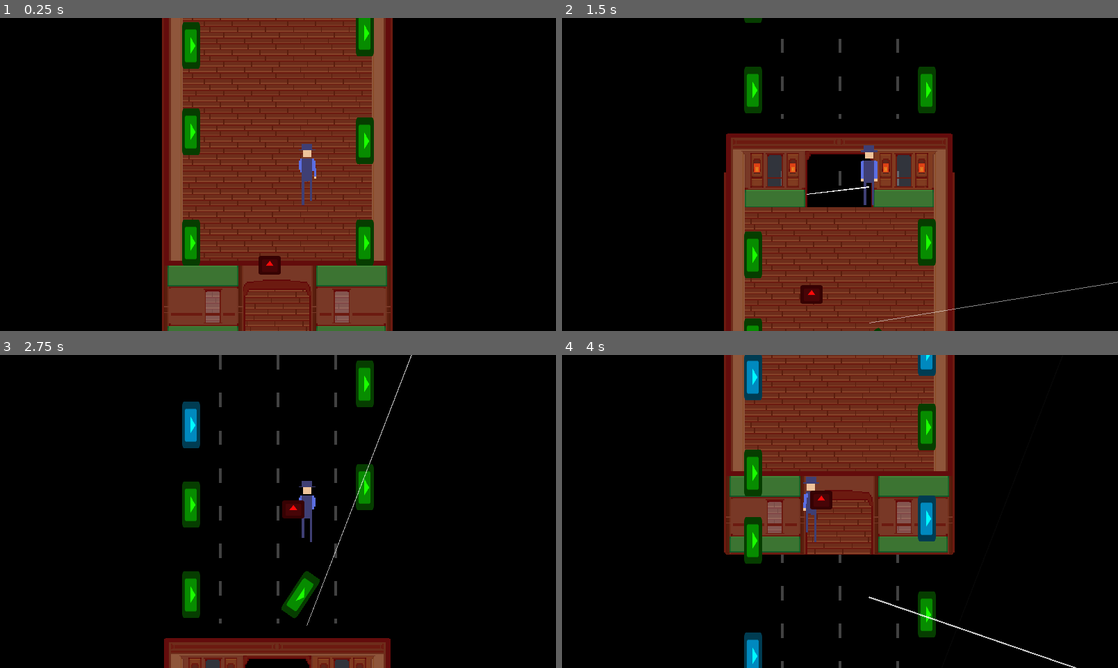
Above: before the commit, frames 1-4 (two rows, left to right).
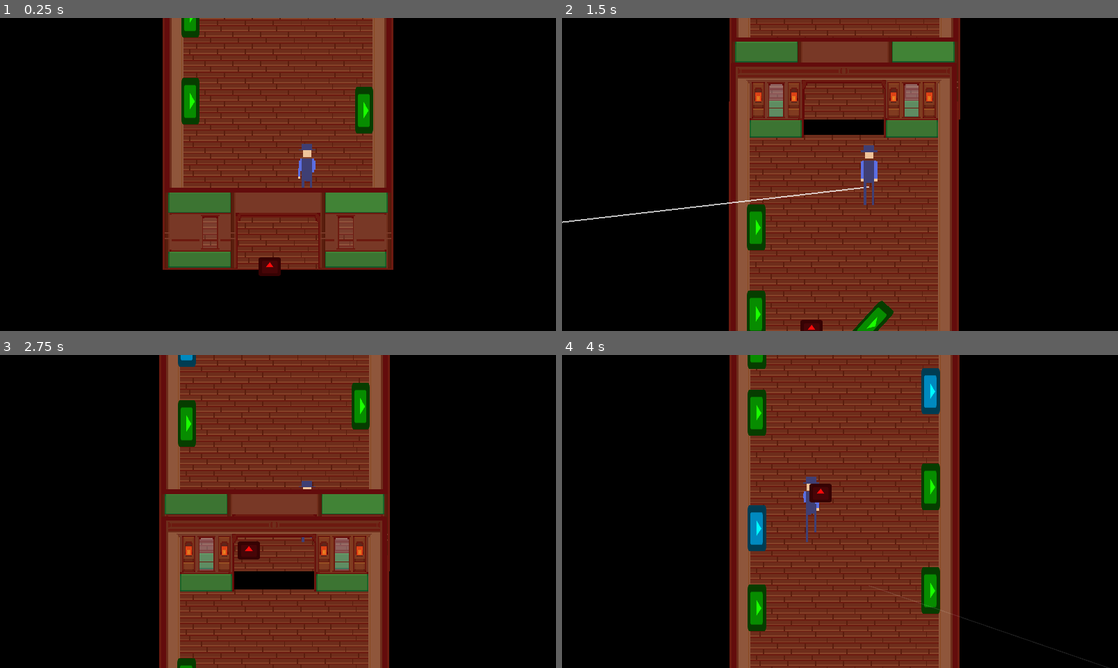
Above: after the commit, the same moments.

Repository: lajollagamesclub/week-139-followers
Game: Godot game, scene res://Main.tscn
Same seed, same stepped clock (60 frames per second), same inputs: the game is played once before the commit and once after it. The engine's default icon, where the game draws it, is replaced by a stand-in: a white triangle on a blue panel in a dark square.
Inputs (mouse positions are in pixels of both pictures, inside the frame that each line leads up to):
- Up to frame 1 (0.25 s): no input
- Up to frame 2 (1.5 s): tap Enter at 0.5 s; move the mouse to (962, 158) at 0.52 s; press the mouse at (962, 158) at 0.53 s; hold D (g_right) 0.53-1.28 s; move the mouse to (728, 190) at 1.27 s; release the mouse at (728, 190) at 1.28 s; hold Space (g_takedown) from 1.28 s (still down); click (728, 190) at 1.35 s
- Up to frame 3 (2.75 s): move the mouse to (333, 442) at 2.02 s; release Space (g_takedown) at 2.03 s; press the mouse at (333, 442) at 2.03 s; hold D (g_right) from 2.03 s (still down)
- Up to frame 4 (4 s): move the mouse to (812, 574) at 2.77 s; release the mouse at (812, 574) at 2.78 s; click (812, 574) at 2.85 s; move the mouse to (1006, 558) at 3.52 s; release D (g_right) at 3.53 s; press the mouse at (1006, 558) at 3.53 s; hold A (g_left) from 3.53 s (still down)

The runs differ from the first frame. In frame 1, 19% of the frame differs, in the area x 29-71%, y 0-100%; in frame 2, 25%; in frame 3, 39%, in the area x 28-75%, y 0-100%; in frame 4, 28%.

Commit message:
Add stretching traincars and fix bullet physics

Diff:
--- a/src/Gunshot.gd
+++ b/src/Gunshot.gd
@@ -12,7 +12,11 @@
 func _process(delta):
 	if $RayCast2D.is_colliding():
 		$Trail.max_length = $RayCast2D.get_collision_point().distance_to(global_position)
-	modulate.a -= delta*0.5
+		var collider: Node2D = $RayCast2D.get_collider()
+		if collider.is_in_group("hittable"):
+			collider.hit()
+			$RayCast2D.enabled = false
+	modulate.a -= delta*2.0
 	if modulate.a <= 0.0:
 		queue_free()
 	if global_position.y >= 3000.0:
--- a/src/Main.tscn
+++ b/src/Main.tscn
@@ -37,10 +37,13 @@
 
 [node name="Main" type="Node2D"]
 
-[node name="TrainCarManager" type="Node2D" parent="."]
+[node name="TrainCarManager" type="YSort" parent="."]
 script = ExtResource( 4 )
 
 [node name="TrainCar" parent="TrainCarManager" instance=ExtResource( 2 )]
+apply_own_stuff = true
+
+[node name="Gunshots" type="Node2D" parent="."]
 
 [node name="Player" type="Area2D" parent="." groups=[
 "player",
@@ -76,15 +79,15 @@
 [node name="AnimatedSprite" type="AnimatedSprite" parent="Player"]
 scale = Vector2( 2, 2 )
 frames = SubResource( 3 )
-frame = 4
 playing = true
 
-[node name="Pursuer" type="Area2D" parent="."]
+[node name="Pursuer" type="Area2D" parent="." groups=[
+"hittable",
+]]
 position = Vector2( 1060, 705.288 )
+collision_layer = 3
+collision_mask = 3
 script = ExtResource( 6 )
-__meta__ = {
-"_edit_group_": true
-}
 
 [node name="Sprite" type="Sprite" parent="Pursuer"]
 modulate = Color( 1, 0.0392157, 0.0392157, 1 )
@@ -93,8 +96,6 @@
 
 [node name="CollisionShape2D" type="CollisionShape2D" parent="Pursuer"]
 shape = SubResource( 4 )
-
-[node name="Gunshots" type="Node2D" parent="."]
 [connection signal="area_entered" from="Player/SuitcaseTakedown" to="Player/SuitcaseTakedown" method="_on_SuitcaseTakedown_area_entered"]
 [connection signal="takedown_slowdown" from="Player/SuitcaseTakedown" to="Player" method="_on_SuitcaseTakedown_takedown_slowdown"]
 [connection signal="timeout" from="Player/SuitcaseTakedown/Timer" to="Player/SuitcaseTakedown" method="_on_Timer_timeout"]
--- a/src/PlayerState.gd
+++ b/src/PlayerState.gd
@@ -8,6 +8,7 @@
 var target_speed := 700.0
 var has_gun := true
 var ammo := 16
+var cur_traincar = null
 
 func move(move_vector: Vector2):
 	emit_signal("moved", -move_vector)
--- a/src/Pursuer.gd
+++ b/src/Pursuer.gd
@@ -6,6 +6,11 @@
 var target_x_pos: float = 0.0
 var cur_speed: float = 0.0
 var on_left_side: float = 0.0
+
+var smoothing := 0.9
+var last_target_speed := 0.0
+var last_smoothing := smoothing
+var coming_back_from_shot := false
 
 func _ready():
 #	GameState.connect("caught", self, "_on_player_caught")
@@ -18,20 +23,40 @@
 	elif player_state.y_offset >= global_position.y:
 		target_speed = -player_state.target_speed*0.5
 	else:
-		target_speed = -player_state.target_speed*1.35
+		target_speed = -player_state.target_speed*1.1
 
 	if abs(player_state.y_offset - global_position.y) < 100.0:
 		target_x_pos = player_state.x_offset
 	else:
 		target_x_pos = (Player.middle - Player.step/2.0) + on_left_side*Player.step
 
-	var smoothing: float = 0.9
+#	print(coming_back_from_shot, "	", abs(cur_speed - target_speed), "	", target_speed)
+	if coming_back_from_shot and abs(cur_speed - target_speed) < abs(0.05*target_speed):
+		coming_back_from_shot = false
+		target_speed = last_target_speed
+		smoothing = last_smoothing
+
 	if GameState.caught:
 		smoothing = 15.0
+
+
 	cur_speed = ((target_speed - cur_speed) * smoothing * delta) + cur_speed
+
+
 
 	global_position += Vector2(0.0, cur_speed)*delta
 	global_position.x = ((target_x_pos - global_position.x) * 4.0 *delta) + global_position.x
+
+func hit():
+	if coming_back_from_shot:
+		cur_speed = -0.5*target_speed
+		return
+	last_target_speed = target_speed
+	last_smoothing = smoothing
+	target_speed = cur_speed
+	cur_speed = -0.5*target_speed
+	smoothing = 10.0
+	coming_back_from_shot = true
 
 func _on_player_moved(move_vector):
 	global_position += move_vector
@@ -46,4 +71,5 @@
 		var random_number: float = rand_range(0.0, 1.0)
 		if random_number >= 0.3:
 			on_left_side = 1.0 - on_left_side
-		cur_speed = 0.30*target_speed
+
+		cur_speed = 0.4*target_speed
--- a/src/TrainCar.gd
+++ b/src/TrainCar.gd
@@ -6,10 +6,24 @@
 const suitcase_offset = 300.0
 const max_suitcase_len = 100.0 # don't go off top of train
 
+export var apply_own_stuff := false
+
 var length: float = 1200.0
+
+var base_position: Vector2 = Vector2()
+var time: float = 0.0
+var r_time_scale: Vector2 = Vector2()
 
 func _ready():
 	randomize()
+	r_time_scale.x = rand_range(0.7, 1.4)
+	r_time_scale.y = rand_range(0.9, 1.6)
+	if apply_own_stuff:
+		base_position = position
+		apply_stuff()
+
+func apply_stuff():
+	time = rand_range(0.0, 200.0)
 	player_state.connect("moved", self, "_player_moved")
 	update_visible_length()
 
@@ -17,11 +31,13 @@
 	spawn_suitcases(-suitcase_offset)
 	spawn_suitcases(suitcase_offset)
 
+#	base_position = global_position
+
 func spawn_suitcases(x_offset: float) -> void:
-	var cur_y_pos: float = length - 100.0
+	var cur_y_pos: float = length - 200.0
 	var cur_suitcase: Suitcase = preload("res://Suitcase.tscn").instance()
 	var last_filled_with_rocks: bool = false
-	while cur_y_pos > cur_suitcase.length + 50.0:
+	while cur_y_pos > cur_suitcase.length + 100.0:
 		if rand_range(0.0, 1.0) < 0.1: # spawn gun
 			cur_y_pos += cur_suitcase.length - 100.0
 			var cur_gun: Node2D = preload("res://GunPickup.tscn").instance()
@@ -44,12 +60,24 @@
 		cur_suitcase = preload("res://Suitcase.tscn").instance()
 	cur_suitcase.free() # loop will quit with an unused node
 
+func _process(delta):
+	time += delta*2.0
+	position = base_position + Vector2(
+		sin(time*r_time_scale.x),
+		cos(time*r_time_scale.y)
+	)*15.0
+
 func update_visible_length():
 	$ColorRect.rect_size.y = length
+	$Front.position.y = length
 	$ColorRect.update()
+	$MiddleSprite.region_rect.size.y = length/4.0
 	$LaneSeparators.length = length
 
 func _player_moved(move_vector: Vector2) -> void:
-	global_position += move_vector
-	if global_position.y >= 3000.0:
+	base_position += move_vector
+	if base_position.y >= 7000.0:
+		if player_state.cur_traincar == self: # should never happen
+			printerr("No traincar replaced me!")
+			player_state.cur_traincar = null
 		queue_free()
--- a/src/TrainCar.tscn
+++ b/src/TrainCar.tscn
@@ -1,18 +1,21 @@
-[gd_scene load_steps=8 format=2]
+[gd_scene load_steps=11 format=2]
 
 [ext_resource path="res://traincar.png" type="Texture" id=1]
 [ext_resource path="res://TrainCar.gd" type="Script" id=2]
 [ext_resource path="res://DottedLine.tscn" type="PackedScene" id=3]
 [ext_resource path="res://LaneSeparators.gd" type="Script" id=4]
+[ext_resource path="res://Train_car_front.png" type="Texture" id=5]
+[ext_resource path="res://Train_car_middle.png" type="Texture" id=6]
+[ext_resource path="res://Train_car_back.png" type="Texture" id=7]
+
+[sub_resource type="RectangleShape2D" id=2]
+extents = Vector2( 66.7491, 5.04608 )
 
 [sub_resource type="RectangleShape2D" id=3]
-extents = Vector2( 40.5549, 98.0237 )
+extents = Vector2( 31.2921, 5.06879 )
 
 [sub_resource type="RectangleShape2D" id=1]
-extents = Vector2( 66.7491, 145.35 )
-
-[sub_resource type="RectangleShape2D" id=2]
-extents = Vector2( 31.2921, 145.45 )
+extents = Vector2( 33.6151, 4.52158 )
 
 [node name="TrainCar" type="Node2D"]
 position = Vector2( 960, -500 )
@@ -27,7 +30,16 @@
 "_edit_use_anchors_": false
 }
 
+[node name="MiddleSprite" type="Sprite" parent="."]
+scale = Vector2( 4, 4 )
+texture = ExtResource( 6 )
+centered = false
+offset = Vector2( -99, 0 )
+region_enabled = true
+region_rect = Rect2( 0, 0, 199, 50 )
+
 [node name="LaneSeparators" type="Node2D" parent="."]
+visible = false
 position = Vector2( -960, 0 )
 script = ExtResource( 4 )
 
@@ -43,41 +55,82 @@
 total_length = 130.0
 
 [node name="Sprite" type="Sprite" parent="."]
+visible = false
 scale = Vector2( 4, 4 )
 texture = ExtResource( 1 )
 offset = Vector2( 0, 182 )
 
-[node name="BulletCollidable" type="Area2D" parent="."]
+[node name="Front" type="Sprite" parent="."]
+position = Vector2( 0, 1300 )
+scale = Vector2( 4, 3.93853 )
+texture = ExtResource( 5 )
+centered = false
+offset = Vector2( -99, -26.369 )
+region_enabled = true
+region_rect = Rect2( 0, 45, 199, 27 )
+region_filter_clip = true
+
+[node name="BulletCollidable2" type="Area2D" parent="Front"]
+position = Vector2( 0, -330.073 )
+scale = Vector2( 0.25, 0.253902 )
 collision_layer = 2
 
-[node name="CollisionShape2D" type="CollisionShape2D" parent="BulletCollidable"]
-position = Vector2( -284.905, 159.774 )
+[node name="CollisionShape2D5" type="CollisionShape2D" parent="Front/BulletCollidable2"]
+position = Vector2( -330.202, 1197.53 )
+shape = SubResource( 2 )
+
+[node name="CollisionShape2D6" type="CollisionShape2D" parent="Front/BulletCollidable2"]
+position = Vector2( 317.565, 1196.05 )
+shape = SubResource( 2 )
+
+[node name="CollisionShape2D7" type="CollisionShape2D" parent="Front/BulletCollidable2"]
+position = Vector2( 174.217, 1197.01 )
 shape = SubResource( 3 )
 
-[node name="CollisionShape2D5" type="CollisionShape2D" parent="BulletCollidable"]
-position = Vector2( -313.831, 1309.93 )
+[node name="CollisionShape2D8" type="CollisionShape2D" parent="Front/BulletCollidable2"]
+position = Vector2( -176.621, 1198.92 )
+shape = SubResource( 3 )
+
+[node name="Front2" type="Sprite" parent="Front"]
+z_index = 1
+texture = ExtResource( 5 )
+centered = false
+offset = Vector2( -99, -72 )
+region_enabled = true
+region_rect = Rect2( 0, 0, 199, 45 )
+
+[node name="Back" type="Sprite" parent="."]
+scale = Vector2( 4, 4 )
+texture = ExtResource( 7 )
+centered = false
+offset = Vector2( -99, -24.204 )
+region_enabled = true
+region_rect = Rect2( 0, 38, 199, 51.428 )
+
+[node name="BulletCollidable2" type="Area2D" parent="Back"]
+scale = Vector2( 0.25, 0.25 )
+collision_layer = 2
+
+[node name="CollisionShape2D" type="CollisionShape2D" parent="Back/BulletCollidable2"]
+position = Vector2( -295.736, -96.1297 )
 shape = SubResource( 1 )
 
-[node name="CollisionShape2D6" type="CollisionShape2D" parent="BulletCollidable"]
-position = Vector2( 310.609, 1310.9 )
+[node name="CollisionShape2D2" type="CollisionShape2D" parent="Back/BulletCollidable2"]
+position = Vector2( -176.719, -96.9037 )
 shape = SubResource( 1 )
 
-[node name="CollisionShape2D7" type="CollisionShape2D" parent="BulletCollidable"]
-position = Vector2( 167.261, 1311.86 )
-shape = SubResource( 2 )
+[node name="CollisionShape2D4" type="CollisionShape2D" parent="Back/BulletCollidable2"]
+position = Vector2( 172.391, -96.9877 )
+shape = SubResource( 1 )
 
-[node name="CollisionShape2D8" type="CollisionShape2D" parent="BulletCollidable"]
-position = Vector2( -162.933, 1311.86 )
-shape = SubResource( 2 )
+[node name="CollisionShape2D3" type="CollisionShape2D" parent="Back/BulletCollidable2"]
+position = Vector2( 295.695, -97.7607 )
+shape = SubResource( 1 )
 
-[node name="CollisionShape2D2" type="CollisionShape2D" parent="BulletCollidable"]
-position = Vector2( -156.457, 159 )
-shape = SubResource( 3 )
-
-[node name="CollisionShape2D4" type="CollisionShape2D" parent="BulletCollidable"]
-position = Vector2( 156.643, 158.916 )
-shape = SubResource( 3 )
-
-[node name="CollisionShape2D3" type="CollisionShape2D" parent="BulletCollidable"]
-position = Vector2( 285.091, 158.143 )
-shape = SubResource( 3 )
+[node name="Back2" type="Sprite" parent="Back"]
+z_index = 2
+texture = ExtResource( 7 )
+centered = false
+offset = Vector2( -99, -63.944 )
+region_enabled = true
+region_rect = Rect2( 0, 0, 199, 39 )
--- a/src/TrainCarManager.gd
+++ b/src/TrainCarManager.gd
@@ -5,9 +5,15 @@
 onready var cur_traincar: TrainCar = $TrainCar
 
 func _process(delta):
+	var last_traincar_name = cur_traincar.name
 	while cur_traincar.global_position.y > -1000.0:
 		var last_traincar: TrainCar = cur_traincar
+
 		cur_traincar = preload("res://TrainCar.tscn").instance()
+		add_child(cur_traincar)
 		cur_traincar.length = rand_range(800.0, 4100.0)
-		cur_traincar.global_position = last_traincar.global_position - Vector2(0, cur_traincar.length + traincar_gap)
-		add_child(cur_traincar)
+		cur_traincar.base_position.y = last_traincar.position.y - cur_traincar.length - traincar_gap
+		cur_traincar.base_position.x = cur_traincar.position.x
+		cur_traincar.global_position = cur_traincar.base_position
+
+		cur_traincar.apply_stuff()
--- a/src/project.godot
+++ b/src/project.godot
@@ -48,6 +48,29 @@
 window/stretch/mode="2d"
 window/stretch/aspect="keep"
 
+[importer_defaults]
+
+texture={
+"compress/bptc_ldr": 0,
+"compress/hdr_mode": 0,
+"compress/lossy_quality": 0.7,
+"compress/mode": 0,
+"compress/normal_map": 0,
+"detect_3d": false,
+"flags/anisotropic": false,
+"flags/filter": false,
+"flags/mipmaps": false,
+"flags/repeat": 0,
+"flags/srgb": 2,
+"process/HDR_as_SRGB": false,
+"process/fix_alpha_border": true,
+"process/invert_color": false,
+"process/premult_alpha": false,
+"size_limit": 0,
+"stream": false,
+"svg/scale": 1.0
+}
+
 [input]
 
 g_left={
Binary file added: src/Train_car_back.png
Not shown, added: src/Train_car_back.png.import
Binary file added: src/Train_car_front.png
Not shown, added: src/Train_car_front.png.import
Binary file added: src/Train_car_middle.png
Not shown, added: src/Train_car_middle.png.import
